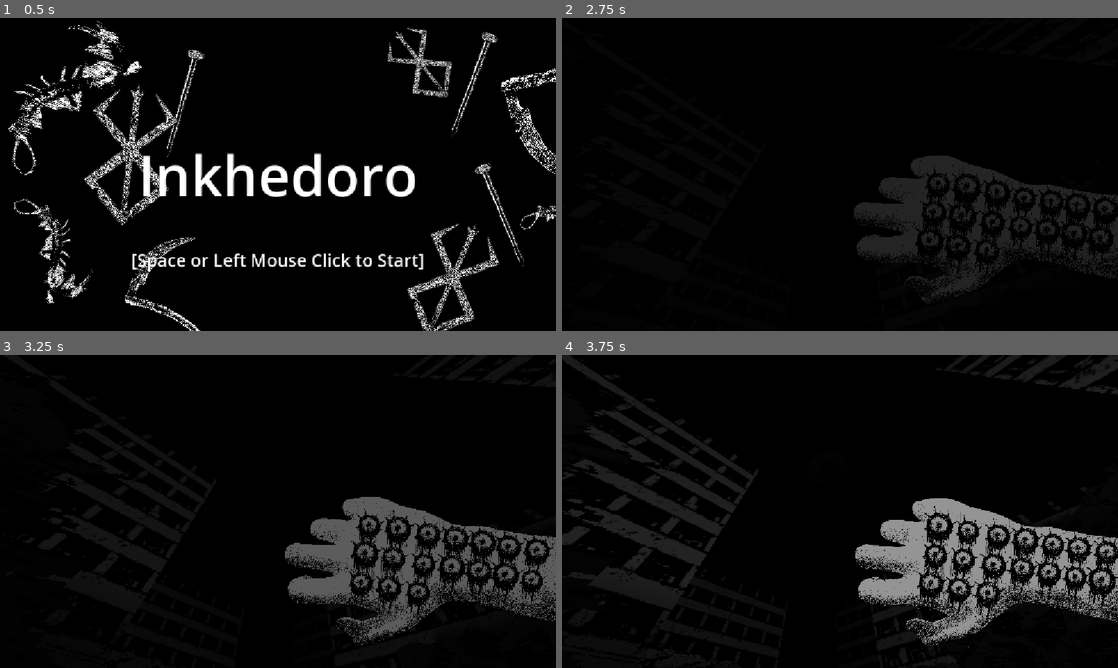
Above: before the commit, frames 1-4 (two rows, left to right).
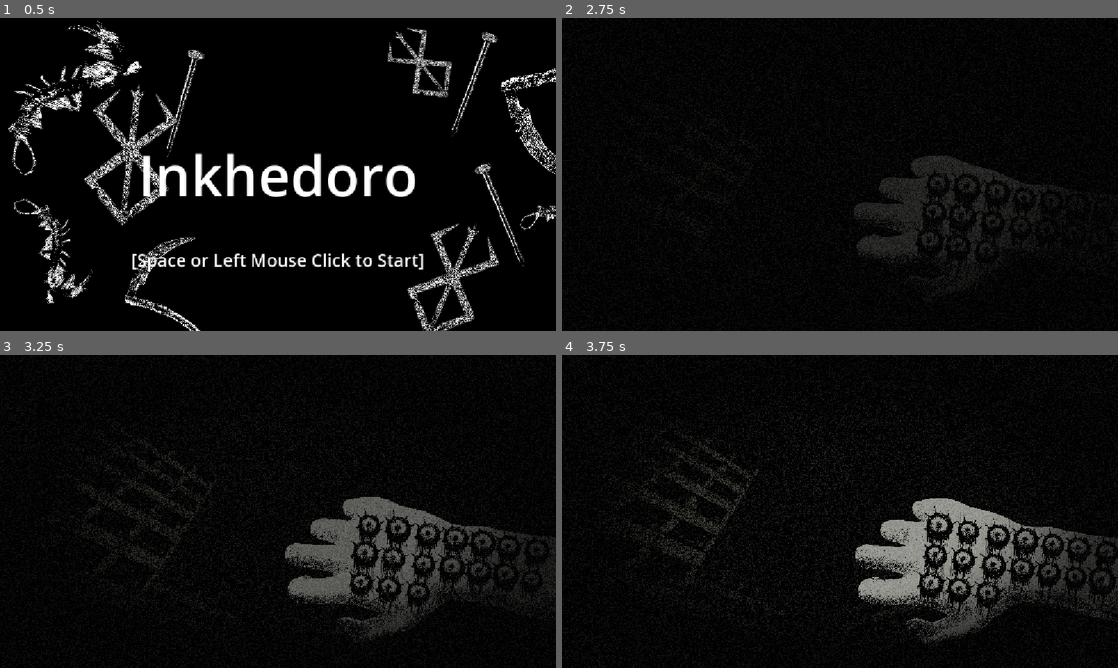
Above: after the commit, the same moments.

Repository: kandlash/Inkhedoro
Game: Godot game, scene res://scenes/levels/main_menu.tscn
Same seed, same stepped clock (60 frames per second), same inputs: the game is played once before the commit and once after it.
Inputs (mouse positions are in pixels of both pictures, inside the frame that each line leads up to):
- Up to frame 1 (0.5 s): no input
- Up to frame 2 (2.75 s): tap Enter (ui_accept) at 0.5, 0.77, 0.8, 1.07, 2.3 s; move the mouse to (962, 158) at 0.52 s; hold W (move_forward) 0.53-1.25 s; click (962, 158) at 0.6 s; drag from (840, 174) to (812, 237) at 1.27 s; move the mouse to (895, 105) at 2.02 s; hold W (move_forward) from 2.03 s (still down); click (895, 105) at 2.1 s
- Up to frame 3 (3.25 s): release W (move_forward) at 2.75 s; drag from (250, 574) to (111, 464) at 2.77 s
- Up to frame 4 (3.75 s): move the mouse to (1006, 558) at 3.52 s; hold S (move_backward) from 3.53 s (still down); tap Enter (ui_accept) at 3.6 s; click (1006, 558) at 3.67 s

Frame 1 is identical in both runs. In frame 2, 0.8% of the frame differs, in the area x 63-100%, y 53-92%; in frame 3, 4.3%; in frame 4, 11%, in the area x 0-100%, y 0-94%.

Commit message:
cut self cs

Diff:
--- a/scenes/levels/first_cutscene.tscn
+++ b/scenes/levels/first_cutscene.tscn
@@ -1,12 +1,9 @@
-[gd_scene load_steps=34 format=3 uid="uid://bjsagyyf22p2k"]
+[gd_scene load_steps=36 format=3 uid="uid://bjsagyyf22p2k"]
 
 [ext_resource type="Script" uid="uid://b6xklnx53h16m" path="res://scripts/main/cutscenes/first_cutscene.gd" id="1_kubor"]
 [ext_resource type="Script" uid="uid://bj17qco450ud3" path="res://scripts/main/cutscenes/dialogue_fcs.gd" id="2_arjpg"]
-[ext_resource type="Texture2D" uid="uid://ccdqea7ofgm2v" path="res://assets/sprites/cut_self/cut_self_1.png" id="2_hgehw"]
-[ext_resource type="Texture2D" uid="uid://6yhlywpptqvs" path="res://assets/sprites/cut_self/cut_self_2.png" id="3_f6ico"]
-[ext_resource type="Texture2D" uid="uid://cwmicp8vtgin3" path="res://assets/sprites/cut_self/cut_self_2_1.png" id="4_arg65"]
-[ext_resource type="Texture2D" uid="uid://bgvj6tg8pjsss" path="res://assets/sprites/cut_self/cut_self_2_2.png" id="5_k81vg"]
-[ext_resource type="Texture2D" uid="uid://clbm6ilwimihu" path="res://assets/sprites/cut_self/cut_self_2_3.png" id="6_131va"]
+[ext_resource type="Texture2D" uid="uid://cds00undpf6rs" path="res://assets/sprites/cut_self/cut_self_1_cutscene.png" id="3_arjpg"]
+[ext_resource type="Texture2D" uid="uid://dy8vaconoffx1" path="res://assets/sprites/cut_self/cut_self_2_cutscene.png" id="4_ru4gl"]
 [ext_resource type="Texture2D" uid="uid://ba7bhpvw034ce" path="res://assets/textures/garbade_texture.png" id="7_f6ico"]
 [ext_resource type="Texture2D" uid="uid://duk00ovikfhfl" path="res://assets/sprites/arm_tatoo_pose.png" id="7_k81vg"]
 [ext_resource type="Texture2D" uid="uid://dl7numpgr3dxr" path="res://assets/sprites/cut_self/cut_self_3_1.png" id="7_q4x8k"]
@@ -16,6 +13,7 @@
 [ext_resource type="Script" uid="uid://c3sa2cy74lpnn" path="res://scripts/main/cutscenes/cut_self_cs.gd" id="9_ru4gl"]
 [ext_resource type="Script" uid="uid://xfns0khwv2vi" path="res://scripts/main/cutscenes/camera_3d.gd" id="12_q4x8k"]
 [ext_resource type="Script" uid="uid://cogysw30v3imk" path="res://scripts/main/cutscenes/eye_cs.gd" id="12_v6vur"]
+[ext_resource type="Shader" uid="uid://b53hb4df7mt08" path="res://scripts/shaders/post_process.gdshader" id="17_jo8sd"]
 [ext_resource type="AudioStream" uid="uid://dmx5punsnngu2" path="res://assets/music/inkhedoro_intro.mp3" id="17_n14g3"]
 
 [sub_resource type="ProceduralSkyMaterial" id="ProceduralSkyMaterial_s3lum"]
@@ -44,25 +42,25 @@
 animations = [{
 "frames": [{
 "duration": 1.0,
-"texture": ExtResource("2_hgehw")
+"texture": ExtResource("3_arjpg")
 }, {
 "duration": 1.0,
-"texture": ExtResource("2_hgehw")
+"texture": ExtResource("3_arjpg")
 }, {
 "duration": 1.0,
-"texture": ExtResource("2_hgehw")
+"texture": ExtResource("3_arjpg")
 }, {
 "duration": 1.0,
-"texture": ExtResource("3_f6ico")
+"texture": ExtResource("4_ru4gl")
 }, {
 "duration": 1.0,
-"texture": ExtResource("4_arg65")
+"texture": ExtResource("4_ru4gl")
 }, {
 "duration": 1.0,
-"texture": ExtResource("5_k81vg")
+"texture": ExtResource("4_ru4gl")
 }, {
 "duration": 1.0,
-"texture": ExtResource("6_131va")
+"texture": ExtResource("4_ru4gl")
 }, {
 "duration": 1.0,
 "texture": ExtResource("7_q4x8k")
@@ -165,11 +163,89 @@
 &"fade_out": SubResource("Animation_arjpg")
 }
 
+[sub_resource type="Shader" id="Shader_n14g3"]
+code = "shader_type canvas_item;
+
+uniform sampler2D SCREEN_TEXTURE : hint_screen_texture, filter_linear_mipmap;
+
+uniform float grayscale_strength : hint_range(0.0, 1.0) = 1.0;
+uniform float light_preserve_strength : hint_range(0.0, 1.0) = 0.3;
+uniform float vignette_strength : hint_range(0.0, 1.5) = 1.0;
+uniform float blur_intensity : hint_range(0.0, 1.0) = 0.15;
+uniform float blue_fade : hint_range(0.0, 1.0) = 0.7;
+uniform float noise_strength : hint_range(0.0, 0.5) = 0.1;
+uniform float distortion_strength : hint_range(0.0, 0.2) = 0.05;
+
+float rand(vec2 co) {
+    return fract(sin(dot(co.xy, vec2(12.9898,78.233))) * 43758.5453);
+}
+
+void fragment() {
+    vec2 uv = SCREEN_UV;
+
+    // Slight screen distortion
+    vec2 distortion = uv + (vec2(rand(uv), rand(uv.yx)) - 0.5) * distortion_strength;
+
+    // Sample screen texture
+    vec3 color = texture(SCREEN_TEXTURE, distortion).rgb;
+
+    // Convert to grayscale
+    float gray = dot(color, vec3(0.299, 0.587, 0.114));
+    vec3 grayscale = vec3(gray);
+
+    // Preserve bright regions
+    float brightness = dot(color, vec3(0.2126, 0.7152, 0.0722));
+    float glow = smoothstep(0.6, 1.0, brightness);
+    vec3 preserved = mix(grayscale, color, glow * light_preserve_strength);
+
+    // Fade out blue channel
+    preserved.b *= blue_fade;
+
+    // Mix grayscale and original
+    vec3 final_color = mix(color, preserved, grayscale_strength);
+
+    // Blur sampling
+    float bs = 0.002 * blur_intensity;
+    vec3 blur = vec3(0.0);
+    blur += texture(SCREEN_TEXTURE, uv + vec2( bs,  bs)).rgb;
+    blur += texture(SCREEN_TEXTURE, uv + vec2(-bs,  bs)).rgb;
+    blur += texture(SCREEN_TEXTURE, uv + vec2( bs, -bs)).rgb;
+    blur += texture(SCREEN_TEXTURE, uv + vec2(-bs, -bs)).rgb;
+    blur /= 4.0;
+
+    final_color = mix(final_color, blur, blur_intensity);
+
+    // Vignette
+    vec2 centered = uv * 2.0 - 1.0;
+    float dist = length(centered);
+    float vignette = smoothstep(0.5, 1.0, dist);
+    final_color *= mix(1.0, 1.0 - vignette, vignette_strength);
+
+    // Noise
+    float noise = rand(uv * TIME) * 2.0 - 1.0;
+    final_color += noise * noise_strength;
+
+    COLOR = vec4(final_color, 1.0);
+}
+"
+
+[sub_resource type="ShaderMaterial" id="ShaderMaterial_jo8sd"]
+shader = SubResource("Shader_n14g3")
+shader_parameter/grayscale_strength = 0.0400000019
+shader_parameter/light_preserve_strength = 0.0
+shader_parameter/vignette_strength = 0.7210000342475
+shader_parameter/blur_intensity = 0.01200000057
+shader_parameter/blue_fade = 0.0
+shader_parameter/noise_strength = 0.06000000285
+shader_parameter/distortion_strength = 0.0
+
 [sub_resource type="StandardMaterial3D" id="StandardMaterial3D_m4c2k"]
 albedo_color = Color(0, 0, 0, 1)
 
 [sub_resource type="StandardMaterial3D" id="StandardMaterial3D_k81vg"]
-transparency = 1
+transparency = 2
+alpha_scissor_threshold = 0.5
+alpha_antialiasing_mode = 0
 albedo_texture = ExtResource("7_f6ico")
 albedo_texture_force_srgb = true
 metallic_specular = 0.0
@@ -183,6 +259,21 @@
 albedo_texture_force_srgb = true
 metallic_specular = 0.0
 proximity_fade_distance = 0.01
+
+[sub_resource type="ShaderMaterial" id="ShaderMaterial_rngbm"]
+render_priority = 0
+shader = ExtResource("17_jo8sd")
+shader_parameter/grayscale_strength = 0.10000000475
+shader_parameter/light_preserve_strength = 0.0
+shader_parameter/vignette_strength = 0.710000033725
+shader_parameter/blur_intensity = 0.1170000055575
+shader_parameter/blue_fade = 0.0
+shader_parameter/noise_strength = 0.1410000066975
+shader_parameter/distortion_strength = 0.0010000000475
+
+[sub_resource type="QuadMesh" id="QuadMesh_stf7k"]
+flip_faces = true
+size = Vector2(2, 2)
 
 [node name="first_cutscene" type="Node3D"]
 script = ExtResource("1_kubor")
@@ -259,7 +350,6 @@
 scale = Vector2(0.46607694, -0.46607688)
 sprite_frames = SubResource("SpriteFrames_v6vur")
 animation = &"cut"
-frame = 4
 script = ExtResource("9_ru4gl")
 
 [node name="RightArm" type="AnimatedSprite2D" parent="CanvasLayer/arm_base"]
@@ -377,6 +467,16 @@
 }
 autoplay = "blinking"
 
+[node name="ColorRect" type="ColorRect" parent="CanvasLayer"]
+z_index = 655
+material = SubResource("ShaderMaterial_jo8sd")
+anchors_preset = 15
+anchor_right = 1.0
+anchor_bottom = 1.0
+grow_horizontal = 2
+grow_vertical = 2
+mouse_filter = 2
+
 [node name="CSGCombiner3D" type="CSGCombiner3D" parent="."]
 material_override = SubResource("StandardMaterial3D_m4c2k")
 
@@ -785,6 +885,7 @@
 [node name="Eye" type="Sprite3D" parent="."]
 transform = Transform3D(1, 0, 0, 0, 0.5086809, -0.8609552, 0, 0.8609552, 0.5086809, -1.471, 75.94292, -38.103966)
 pixel_size = 0.1
+alpha_cut = 1
 texture = ExtResource("9_arg65")
 script = ExtResource("12_v6vur")
 
@@ -794,6 +895,11 @@
 [node name="Camera3D" type="Camera3D" parent="Node3D"]
 transform = Transform3D(1, 0, 0, 0, 1, 0, 0, 0, 1, 0, -0.04893242, 0)
 script = ExtResource("12_q4x8k")
+
+[node name="MeshInstance3D" type="MeshInstance3D" parent="Node3D/Camera3D"]
+material_override = SubResource("ShaderMaterial_rngbm")
+extra_cull_margin = 10.0
+mesh = SubResource("QuadMesh_stf7k")
 
 [node name="IntroMusic" type="AudioStreamPlayer" parent="."]
 stream = ExtResource("17_n14g3")
Binary file added: assets/sprites/cut_self/cut_self_1_cutscene.png
Not shown, added: assets/sprites/cut_self/cut_self_1_cutscene.png.import
Binary file added: assets/sprites/cut_self/cut_self_2_cutscene.png
Not shown, added: assets/sprites/cut_self/cut_self_2_cutscene.png.import
